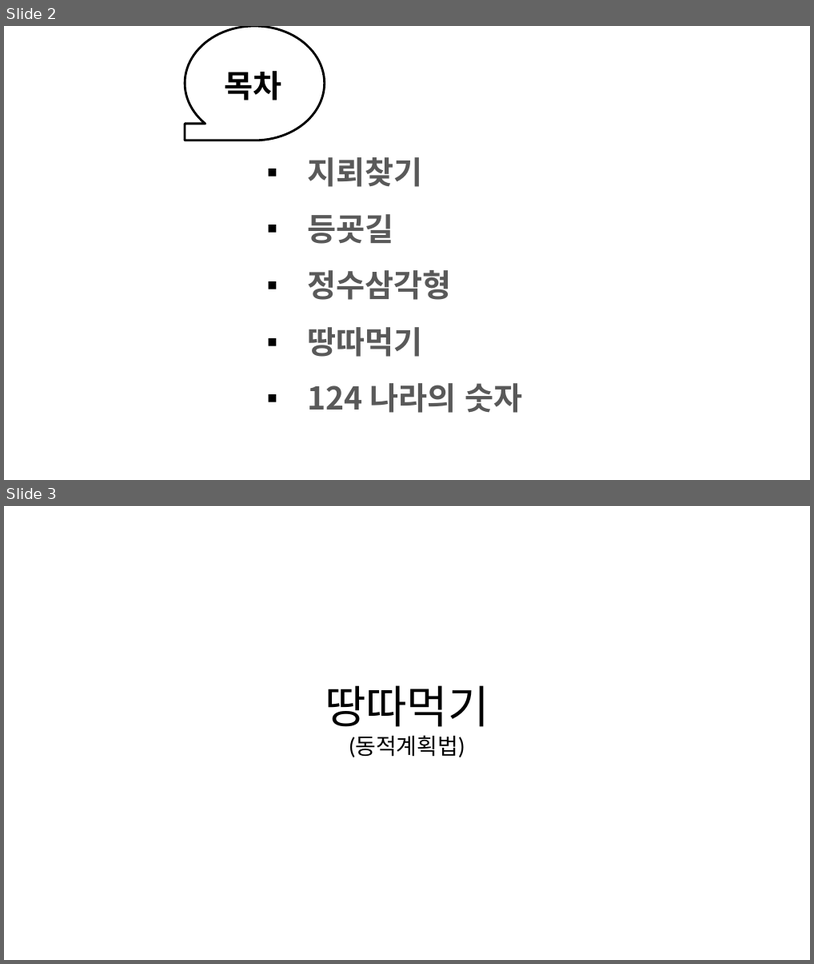
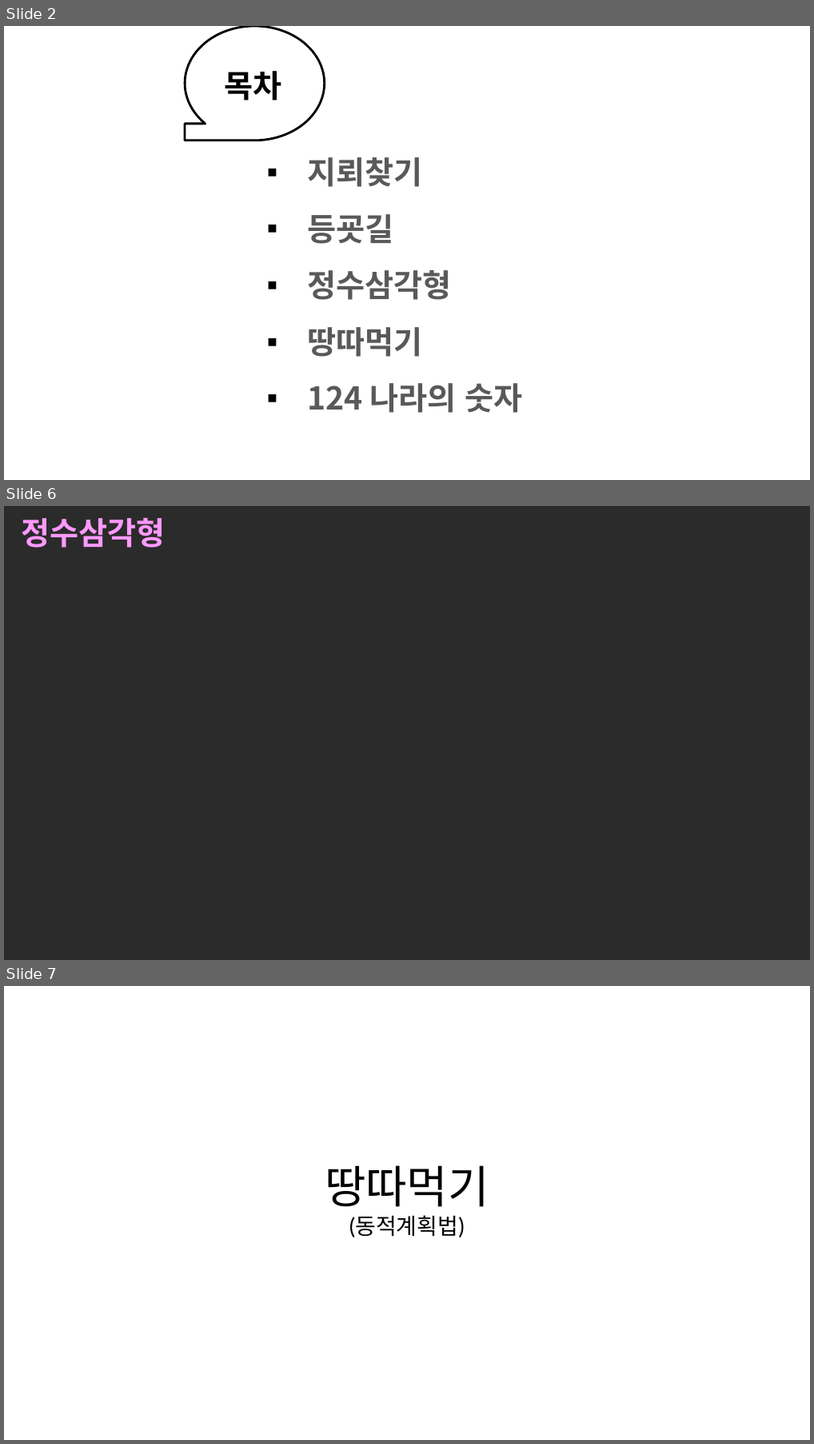
Before and after one commit to sunminky/algorythmStudy, a slide deck: 개인공부/알고리즘 스터디/5주차/알쓰5주차.pptx. Shown one above the other, each under a label of ours: slides 2 and 3 before the commit, slides 2, 6 and 7 after it; the slides between them are not shown. The pictures are 814x964 and 814x1444 pixels, drawn with LibreOffice and Linux fonts; fonts in the diff are those of the drawing; background and template pictures are left out; a plain dark background stands for a picture behind light text. Boxes give left, top, right and bottom in pixels: in the first picture for what was removed or moved away, otherwise in the second. Text is boxed around its words. In the diff, an @@ line names an element or a change of style, - is before the commit and + after.

```diff
--- a/개인공부/알고리즘 스터디/5주차/알쓰5주차.pptx
+++ b/개인공부/알고리즘 스터디/5주차/알쓰5주차.pptx
@@ slide 6 added at (4,506,810,960), background picture (left out) @@
@@ title added at (22,518,166,548), 28 pt, text #FF99FF, bold @@
+정수삼각형
@@ what was slide 3 is now slide 7 @@
```
Also in this commit, not shown: 3 other slides added.
